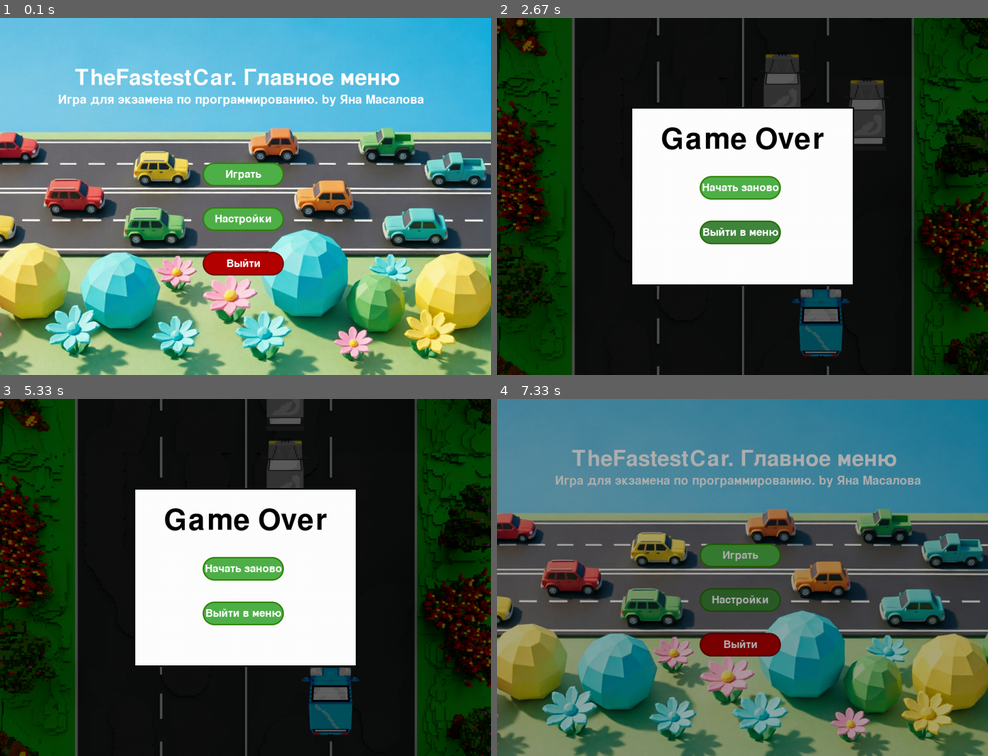
Above: before the commit, frames 1-4 (two rows, left to right).
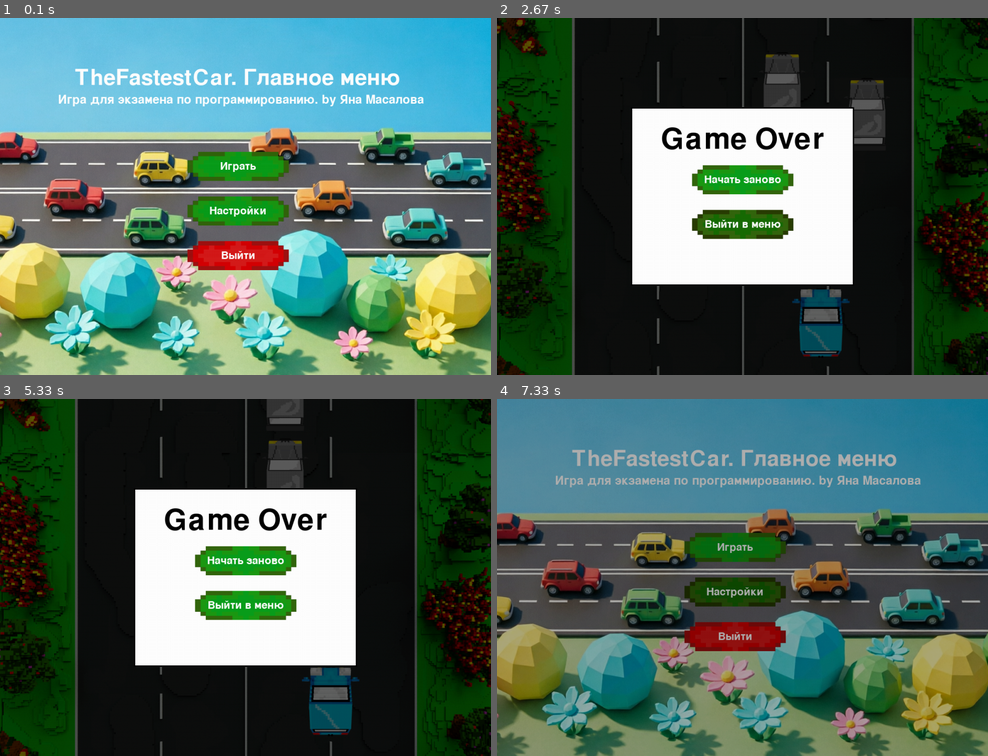
Above: after the commit, the same moments.

Repository: KidIsKing/TheFastestCar
Game: pygame game, started from src/main.py
Same seed, same stepped clock (60 frames per second), same inputs: the game is played once before the commit and once after it.
Inputs (mouse positions are in pixels of both pictures, inside the frame that each line leads up to):
- Up to frame 1 (0.1 s): no input
- Up to frame 2 (2.67 s): click "Играть" at 0.38 s; hold Right 0.67-1.13 s; move the mouse to (722, 210) at 0.7 s; hold Up 1.17-1.47 s; hold Right 1.5-1.97 s; hold Left 2-2.53 s; hold Down from 2.57 s (still down)
- Up to frame 3 (5.33 s): release Down at 2.87 s; click "Начать заново" at 3.38 s; hold Up 3.67-4.03 s; move the mouse to (93, 663) at 3.7 s; hold Right 4.07-4.7 s; hold Down 4.73-5.1 s; hold Left from 5.13 s (still down)
- Up to frame 4 (7.33 s): release Left at 5.6 s; click "Выйти в меню" at 5.68 s; click "Играть" at 6.02 s; move the mouse to (624, 506) at 6.3 s; click (624, 506) at 6.35 s; click "Настройки" at 7.18 s

The runs differ from the first frame. In frame 1, 5.2% of the frame differs, in the area x 38-59%, y 37-73%; in frame 2, 3.5%; in frame 3, 3.5%; in frame 4, 4.7%.

Commit message:
update assets: bonuses and buttons

Diff:
--- a/src/button.py
+++ b/src/button.py
@@ -1,4 +1,7 @@
 import pygame
+
+
+SCALE = 0.65
 
 
 class ImageButton:
@@ -21,10 +24,26 @@
 
         self.image = pygame.image.load(image_path)
         self.image = pygame.transform.scale(self.image, (width, height))
+        self.image = pygame.transform.smoothscale(
+            self.image,
+            (
+                int(self.image.get_width() * SCALE),
+                int(self.image.get_height() * SCALE),
+            ),
+        )
+
         self.hover_image = self.image
         if hover_image_path:
             self.hover_image = pygame.image.load(hover_image_path)
             self.hover_image = pygame.transform.scale(self.hover_image, (width, height))
+        self.hover_image = pygame.transform.smoothscale(
+            self.hover_image,
+            (
+                int(self.hover_image.get_width() * SCALE),
+                int(self.hover_image.get_height() * SCALE),
+            ),
+        )
+
         self.rect = self.image.get_rect(topleft=(x, y))
         self.sound = None
         if sound_path:
--- a/src/main.py
+++ b/src/main.py
@@ -9,7 +9,8 @@
 WIDTH = 1100
 HEIGHT = 800
 
-CENTER_X_FOR_BUTTONS = 370
+CENTER_X_FOR_BUTTONS = 420
+OFFSET_X_FOR_BUTTONS = 17
 START_Y_POS_PLAYER = 600
 
 # Хитбоксы
@@ -246,19 +247,19 @@
 
         # Game Over
         self.restart_button = ImageButton(
-            CENTER_X_FOR_BUTTONS, 330, 350, 100, "Начать заново",
+            CENTER_X_FOR_BUTTONS + OFFSET_X_FOR_BUTTONS, 330, 350, 100, "Начать заново",
             ASSETS["green_button"],
             ASSETS["green_button_hover"],
             ASSETS["click_sound"],
         )
         self.to_menu_button = ImageButton(
-            CENTER_X_FOR_BUTTONS, 430, 350, 100, "Выйти в меню",
+            CENTER_X_FOR_BUTTONS + OFFSET_X_FOR_BUTTONS, 430, 350, 100, "Выйти в меню",
             ASSETS["green_button"],
             ASSETS["green_button_hover"],
             ASSETS["click_sound"],
         )
         self.continue_button = ImageButton(
-            CENTER_X_FOR_BUTTONS, 330, 350, 100, "Продолжить",
+            CENTER_X_FOR_BUTTONS + OFFSET_X_FOR_BUTTONS, 330, 350, 100, "Продолжить",
             ASSETS["green_button"],
             ASSETS["green_button_hover"],
             ASSETS["click_sound"],
Binary file added: assets/images/bonuses/EP.png
Binary file added: assets/images/bonuses/HP.png
Binary file changed: assets/images/buttons/green_button.png
Binary file changed: assets/images/buttons/green_button_hover.png
Binary file changed: assets/images/buttons/red_button.png
Binary file changed: assets/images/buttons/red_button_hover.png
